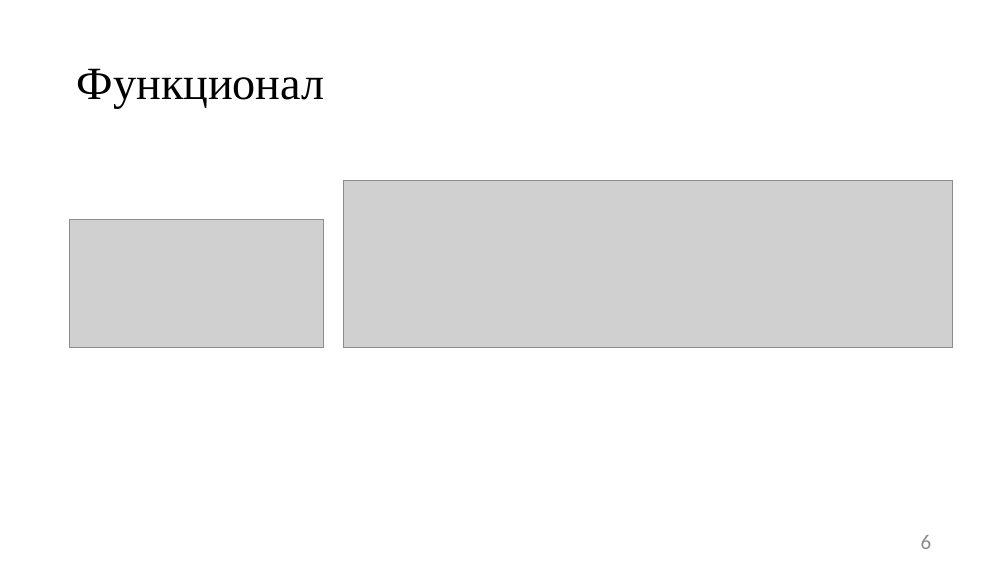
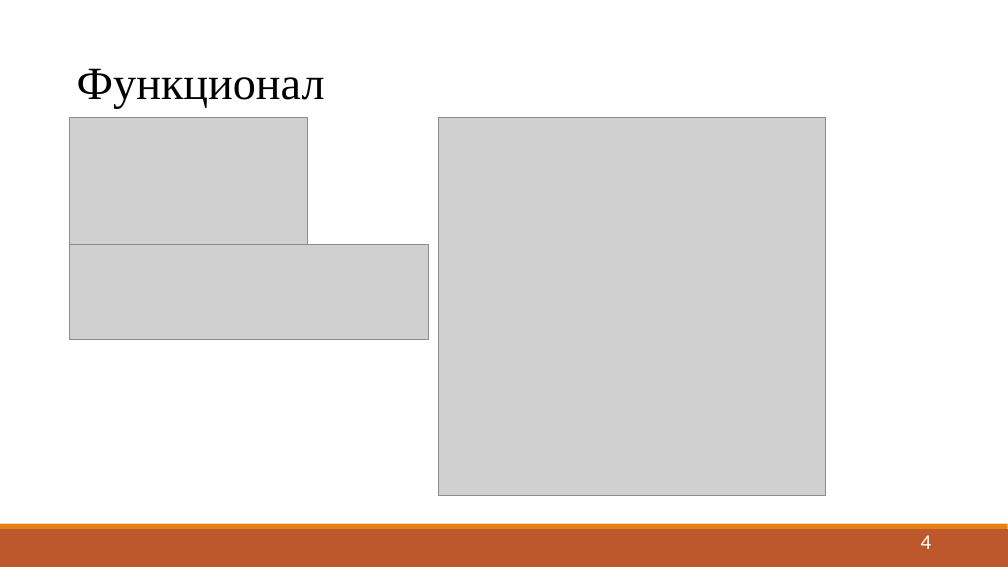
Before and after one commit to Toxich2012/kursovoi, a slide deck: slide 4 of presentvkr.pptx (slide 6 before the commit). Drawn at 1008x567 pixels with LibreOffice and Linux fonts; fonts in the diff are those of the drawing; grey boxes stand for pictures. Boxes give left, top, right and bottom in pixels: in the first picture for what was removed or moved away, otherwise in the second. Text is boxed around its words. In the diff, an @@ line names an element or a change of style, - is before the commit and + after.

```diff
--- a/presentvkr.pptx
+++ b/presentvkr.pptx
@@ picture added at bbox=[70, 117, 309, 244] @@
@@ picture added at bbox=[439, 117, 825, 495] @@
@@ picture removed at bbox=[343, 181, 953, 348] @@
@@ picture: place and size @@
-picture at bbox=[70, 219, 324, 348]
+picture at bbox=[70, 244, 429, 340]
@@ rectangle added at bbox=[0, 529, 1008, 567], fill #BD582C @@
@@ rectangle added at bbox=[0, 524, 1008, 529], fill #E48312 @@
@@ page number at bbox=[921, 535, 932, 549]: text changed; text colour #8B8B8B to #FFFFFF @@
-6
+4
```
Also in this commit, not shown: 6 other slides changed, 1 slide added, 3 slides removed, 1 other file.
